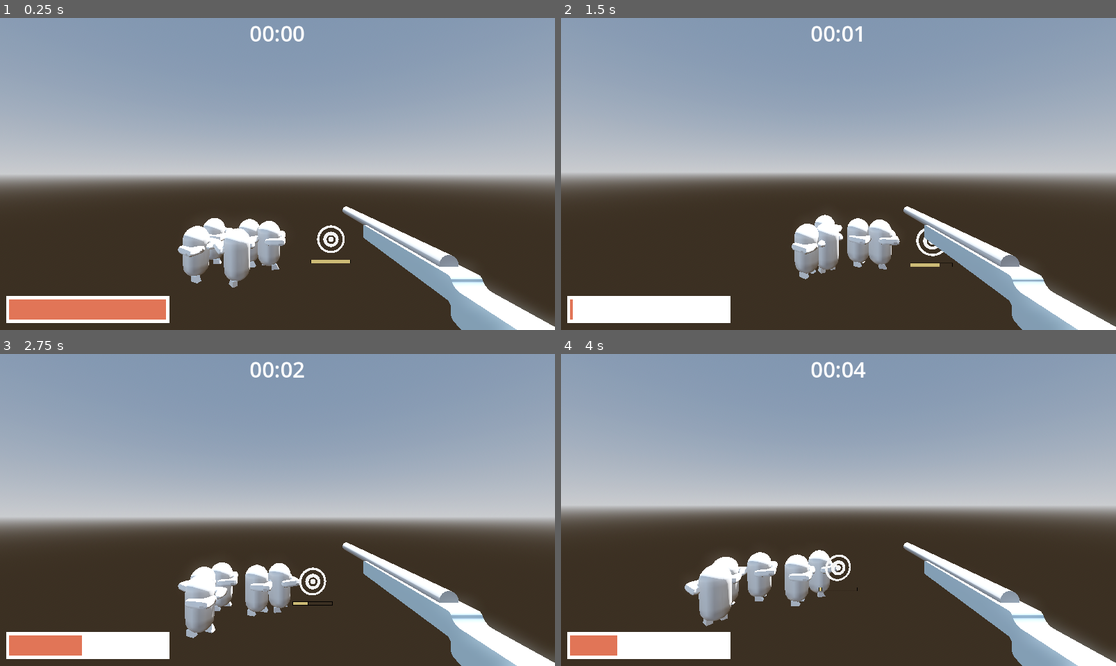
Above: before the commit, frames 1-4 (two rows, left to right).
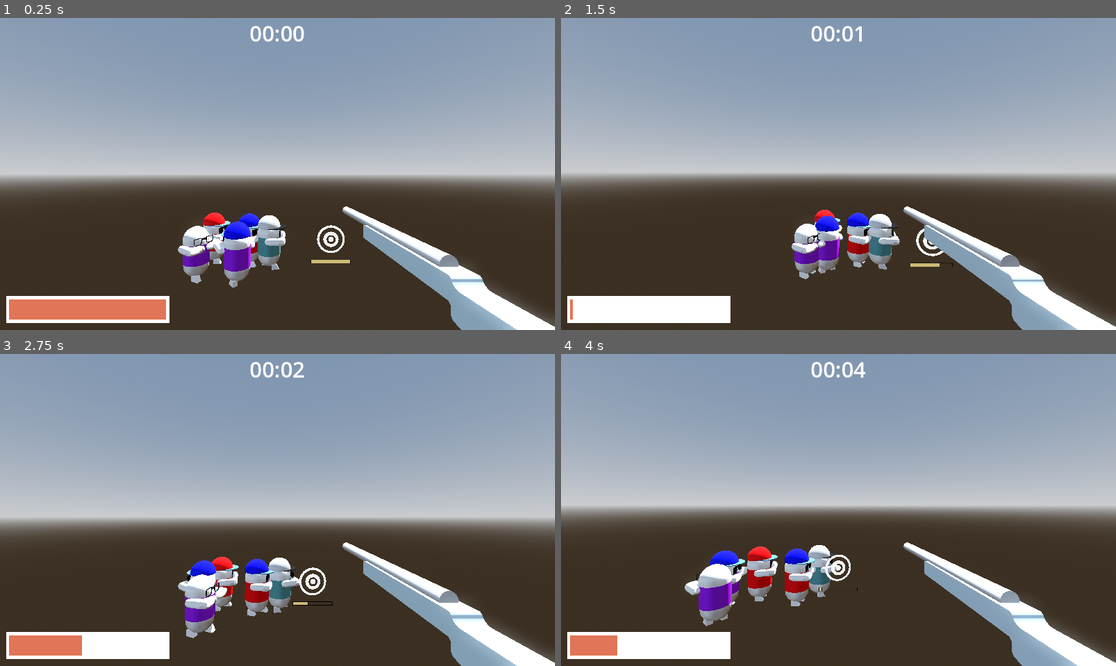
Above: after the commit, the same moments.

Repository: DataRange/game-jam-prep
Game: Godot game, scene res://Scenes/world.tscn
Same seed, same stepped clock (60 frames per second), same inputs: the game is played once before the commit and once after it.
Inputs (mouse positions are in pixels of both pictures, inside the frame that each line leads up to):
- Up to frame 1 (0.25 s): no input
- Up to frame 2 (1.5 s): move the mouse to (866, 174) at 0.52 s; press the mouse at (866, 174) at 0.53 s; move the mouse to (810, 174) at 1.27 s; release the mouse at (810, 174) at 1.28 s; right-click (810, 174) at 1.35 s
- Up to frame 3 (2.75 s): move the mouse to (288, 503) at 2.02 s; press the mouse at (288, 503) at 2.03 s
- Up to frame 4 (4 s): move the mouse to (832, 516) at 2.77 s; release the mouse at (832, 516) at 2.78 s; right-click (832, 516) at 2.85 s; move the mouse to (877, 513) at 3.52 s; press the mouse at (877, 513) at 3.53 s

The runs differ from the first frame. In frame 1, 1.5% of the frame differs, in the area x 32-52%, y 62-82%; in frame 2, 1.4%; in frame 3, 1.4%; in frame 4, 1.9%, in the area x 24-50%, y 61-83%.

Commit message:
some randomization

Diff:
--- a/Scripts/character.gd
+++ b/Scripts/character.gd
@@ -13,6 +13,44 @@
 
 var isTarget: bool = false
 var dead: bool = false
+
+@onready var body = $character/body
+
+var capSpecs: Array[String] = ["Black", "Blue", "White", "Red"]
+var cap: int = randi_range(0, len(capSpecs))
+
+var eyeWearSpecs: Array[String] = ["Sunglasses", "Glasses"]
+var eyeWear: int = randi_range(0, len(eyeWearSpecs))
+
+var shirtColors: Array[Color] = [Color.RED, Color.BLUE, Color.GREEN, Color.PURPLE, Color.BLACK, Color.CADET_BLUE]
+
+func _ready() -> void:
+
+	if cap < len(capSpecs):
+
+		var newCap = load("res://Raw Models/Accessories/Caps/" + capSpecs[cap] + " Cap.gltf").instantiate()
+		newCap.position.y = 0.5;
+		newCap.rotation.y = PI
+		body.add_child(newCap)
+
+	if eyeWear < len(eyeWearSpecs):
+
+		var newEyeWear = load("res://Raw Models/Accessories/Eyewear/" + eyeWearSpecs[eyeWear] + ".gltf").instantiate()
+		newEyeWear.position.z = -1.0;
+		body.add_child(newEyeWear)
+
+	var newShirt: MeshInstance3D = MeshInstance3D.new()
+	newShirt.mesh = CylinderMesh.new()
+	newShirt.scale.x = 2.0
+	newShirt.scale.y = .75
+	newShirt.scale.z = 2.0
+	newShirt.position.y = -1
+
+	var shirtColor: StandardMaterial3D = StandardMaterial3D.new()
+	shirtColor.albedo_color = shirtColors[randi_range(0, len(shirtColors) - 1)]
+	newShirt.material_overlay = shirtColor
+
+	body.add_child(newShirt)
 
 func _process(delta: float) -> void:
 
Not shown, added: Raw Models/Accessories/Caps/Black Cap.gltf
Not shown, added: Raw Models/Accessories/Caps/Black Cap.gltf.import
Not shown, added: Raw Models/Accessories/Caps/Blue Cap.gltf
Not shown, added: Raw Models/Accessories/Caps/Blue Cap.gltf.import
Not shown, added: Raw Models/Accessories/Caps/Red Cap.gltf
Not shown, added: Raw Models/Accessories/Caps/Red Cap.gltf.import
Not shown, added: Raw Models/Accessories/Caps/White Cap.gltf
Not shown, added: Raw Models/Accessories/Caps/White Cap.gltf.import
Not shown, added: Raw Models/Accessories/Eyewear/Glasses.gltf
Not shown, added: Raw Models/Accessories/Eyewear/Glasses.gltf.import
Not shown, added: Raw Models/Accessories/Eyewear/Sunglasses.gltf
Not shown, added: Raw Models/Accessories/Eyewear/Sunglasses.gltf.import
